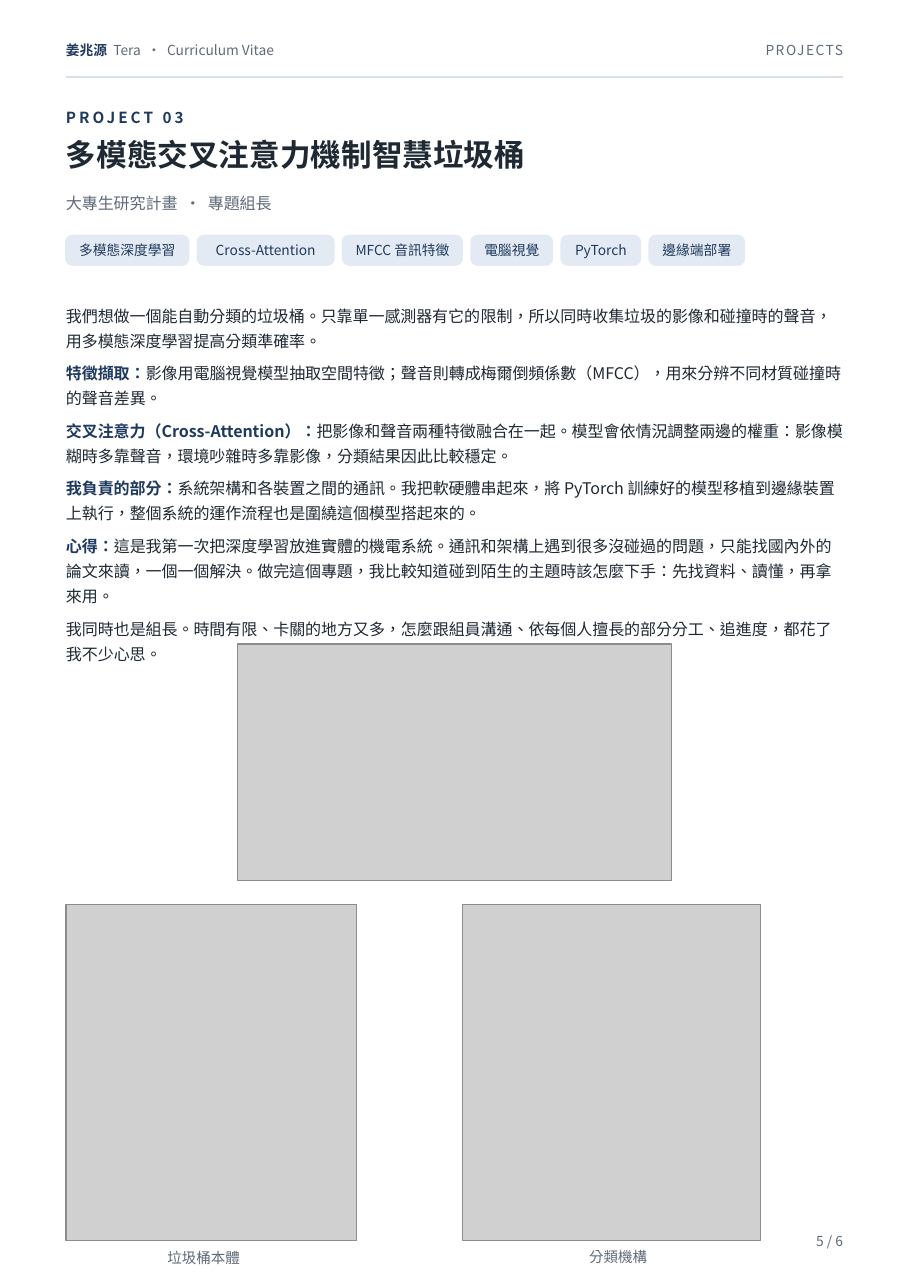
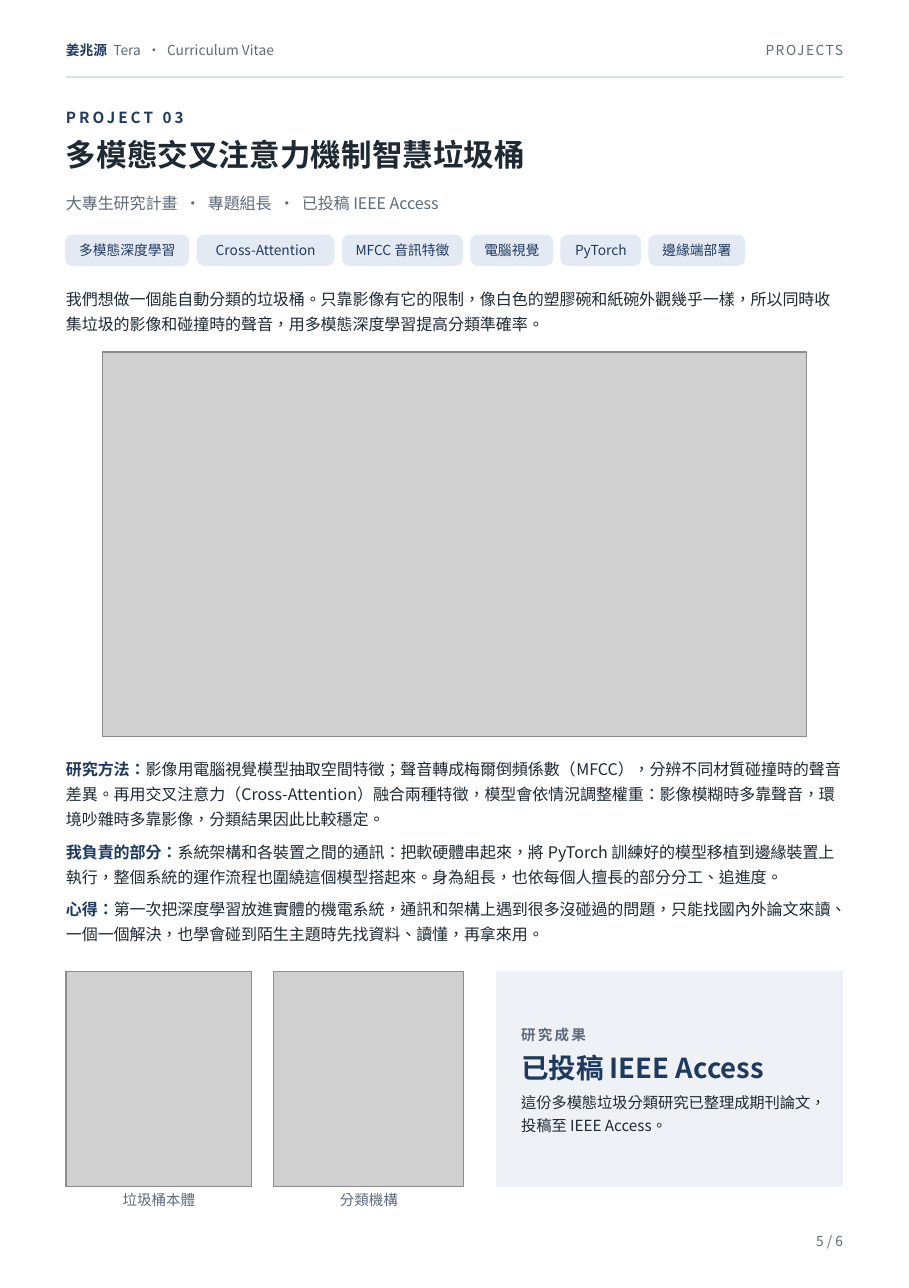
Before and after one commit to tera0406/tera.github.io, a slide deck: slide 5 of CV_updated.pptx. Drawn at 909x1288 pixels with LibreOffice and Linux fonts; fonts in the diff are those of the drawing; grey boxes stand for pictures. Boxes give left, top, right and bottom in pixels: in the first picture for what was removed or moved away, otherwise in the second. Text is boxed around its words. In the diff, an @@ line names an element or a change of style, - is before the commit and + after.

```diff
--- a/CV_updated.pptx
+++ b/CV_updated.pptx
@@ text at box(66, 195, 439, 211): text changed @@
-大專生研究計畫 · 專題組長
+大專生研究計畫 · 專題組長 · 已投稿 IEEE Access
@@ text at box(66, 291, 831, 332): text changed @@
-我們想做一個能自動分類的垃圾桶。只靠單一感測器有它的限制，所以同時收集垃圾的影像和碰撞時的聲音，用多模態深度學習提高分類準確率。
-特徵擷取：影像用電腦視覺模型抽取空間特徵；聲音則轉成梅爾倒頻係數（MFCC），用來分辨不同材質碰撞時的聲音差異。
-交叉注意力（Cross-Attention）：把影像和聲音兩種特徵融合在一起。模型會依情況調整兩邊的權重：影像模糊時多靠聲音，環境吵雜時多靠影像，分類結果因此比較穩定。
-我負責的部分：系統架構和各裝置之間的通訊。我把軟硬體串起來，將 PyTorch 訓練好的模型移植到邊緣裝置上執行，整個系統的運作流程也是圍繞這個模型搭起來的。
-心得：這是我第一次把深度學習放進實體的機電系統。通訊和架構上遇到很多沒碰過的問題，只能找國內外的論文來讀，一個一個解決。做完這個專題，我比較知道碰到陌生的主題時該怎麼下手：先找資料、讀懂，再拿來用。
-我同時也是組長。時間有限、卡關的地方又多，怎麼跟組員溝通、依每個人擅長的部分分工、追進度，都花了我不少心思。
+我們想做一個能自動分類的垃圾桶。只靠影像有它的限制，像白色的塑膠碗和紙碗外觀幾乎一樣，所以同時收集垃圾的影像和碰撞時的聲音，用多模態深度學習提高分類準確率。
@@ picture: place and size @@
-picture at box(238, 644, 671, 880)
+picture at box(102, 352, 807, 736)
@@ text added at box(66, 761, 846, 942), 10.5 pt, text #1F2933 @@
+研究方法：影像用電腦視覺模型抽取空間特徵；聲音轉成梅爾倒頻係數（MFCC），分辨不同材質碰撞時的聲音差異。再用交叉注意力（Cross-Attention）融合兩種特徵，模型會依情況調整權重：影像模糊時多靠聲音，環境吵雜時多靠影像，分類結果因此比較穩定。
+我負責的部分：系統架構和各裝置之間的通訊：把軟硬體串起來，將 PyTorch 訓練好的模型移植到邊緣裝置上執行，整個系統的運作流程也圍繞這個模型搭起來。身為組長，也依每個人擅長的部分分工、追進度。
+心得：第一次把深度學習放進實體的機電系統，通訊和架構上遇到很多沒碰過的問題，只能找國內外論文來讀、一個一個解決，也學會碰到陌生主題時先找資料、讀懂，再拿來用。
@@ picture: place and size @@
-picture at box(66, 905, 358, 1241)
+picture at box(66, 972, 252, 1186)
@@ picture: place and size @@
-picture at box(462, 905, 760, 1241)
+picture at box(274, 972, 464, 1186)
@@ rectangle added at box(497, 972, 843, 1186), fill #EEF2F7, outline #EEF2F7 1 pt @@
@@ text added at box(521, 1028, 826, 1133), 10 pt, text #1F2933 @@
+研究成果
+已投稿 IEEE Access
+這份多模態垃圾分類研究已整理成期刊論文，投稿至 IEEE Access。
@@ text "垃圾桶本體": place and size @@
-text "垃圾桶本體" at box(167, 1251, 239, 1264)
+text "垃圾桶本體" at box(123, 1193, 195, 1206)
@@ text "分類機構": place and size @@
-text "分類機構" at box(589, 1250, 647, 1263)
+text "分類機構" at box(340, 1193, 398, 1206)
```
